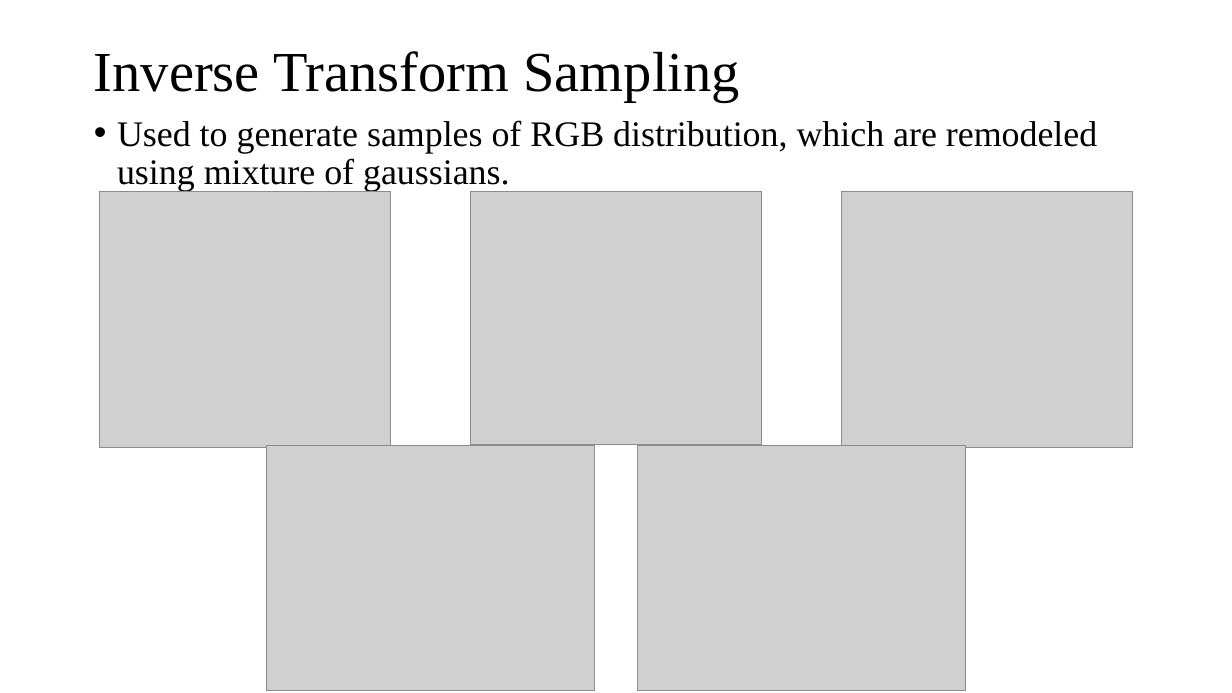
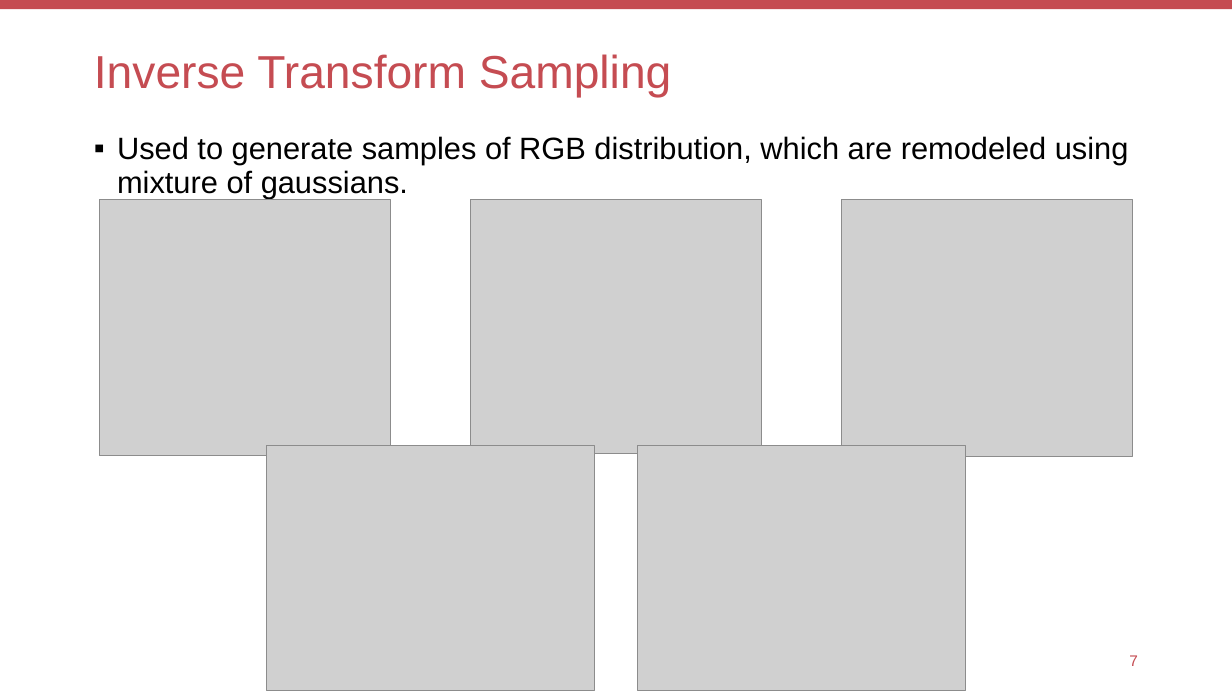
Before and after one commit to KevSr/GAN-study, a slide deck: slide 8 of GAN and MoG/FER and GANs.pptx. Drawn at 1232x693 pixels with LibreOffice and Linux fonts; fonts in the diff are those of the drawing; grey boxes stand for pictures. Boxes give left, top, right and bottom in pixels: in the first picture for what was removed or moved away, otherwise in the second. Text is boxed around its words. In the diff, an @@ line names an element or a change of style, - is before the commit and + after.

Commit message:
changed font and template

```diff
--- a/GAN and MoG/FER and GANs.pptx
+++ b/GAN and MoG/FER and GANs.pptx
@@ rectangle added at (x1=0, y1=0, x2=1232, y2=9), fill #C54C52 @@
@@ title "Inverse Transform Sampling" at (x1=94, y1=54, x2=671, y2=98): size 44 to 36 pt, font Times New Roman to Arial, text colour #000000 to #C54C52 @@
@@ text "Used to generate samples of ..." moved from (x1=117, y1=120, x2=1097, y2=192) to (x1=117, y1=136, x2=1129, y2=198) @@
@@ text "Used to generate samples of ..." at (x1=117, y1=136, x2=1129, y2=198): size 28 to 24 pt, font Times New Roman to Arial; bullet • to ▪ @@
@@ 3 pictures moved together from (x1=99, y1=191, x2=1133, y2=448) to (x1=99, y1=200, x2=1133, y2=457) @@
@@ page number added at (x1=1129, y1=655, x2=1138, y2=666), 12 pt, text #C54C52 @@
+7
```
Also in this commit, not shown: 15 other slides changed.
